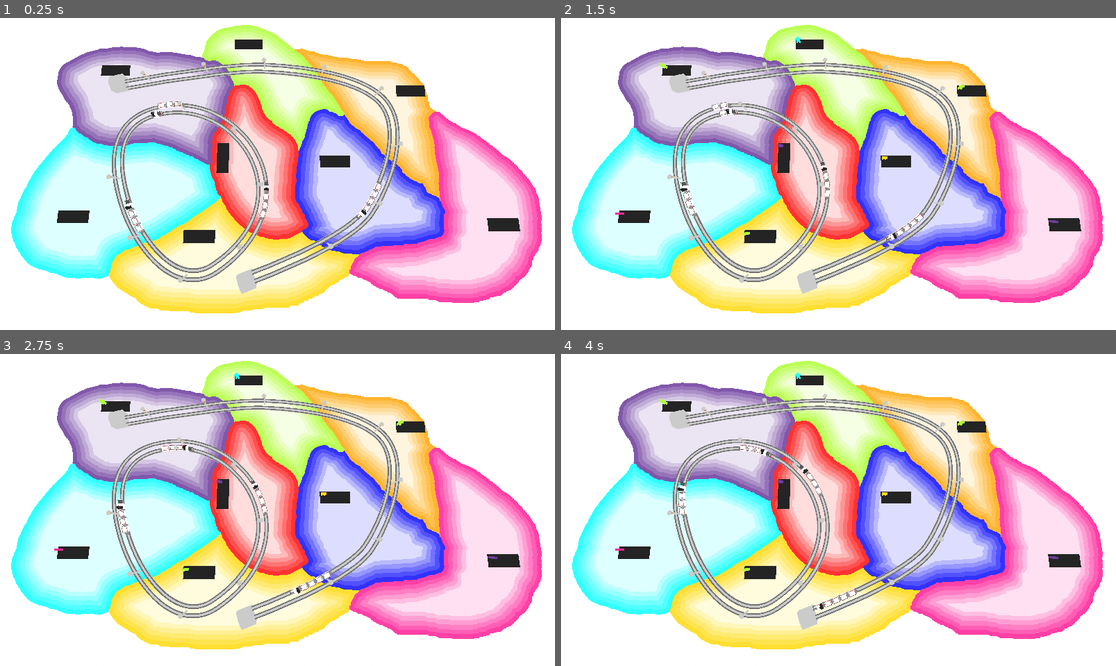
Above: before the commit, frames 1-4 (two rows, left to right).
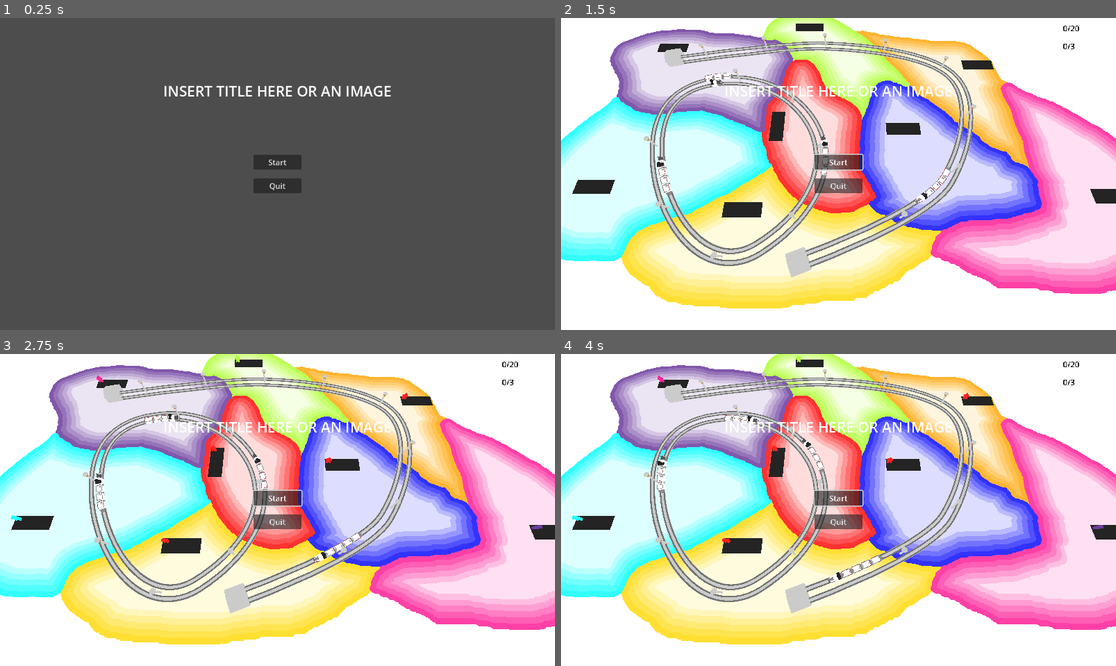
Above: after the commit, the same moments.

Repository: squirrelsoftcompany/LD54
Game: Godot game, scene res://_scenes/menu.tscn
Same seed, same stepped clock (60 frames per second), same inputs: the game is played once before the commit and once after it. Before the commit the project starts from res://_scenes/main.tscn.
Inputs (mouse positions are in pixels of both pictures, inside the frame that each line leads up to):
- Up to frame 1 (0.25 s): no input
- Up to frame 2 (1.5 s): click (838, 161) at 0.5 s, where only the run after the commit has a clickable "Start"; click (838, 161) at 1.25 s, where only the run after the commit has a clickable "Start"
- Up to frame 3 (2.75 s): click (277, 497) at 2 s, where only the run after the commit has a clickable "Start"
- Up to frame 4 (4 s): click (838, 497) at 2.75 s, where only the run after the commit has a clickable "Start"; move the mouse to (960, 494) at 3.52 s; click (960, 494) at 3.67 s

The runs differ from the first frame. In frame 1, 100% of the frame differs, in the area x 0-100%, y 0-100%; in frame 2, 68%; in frame 3, 68%; in frame 4, 68%.

Commit message:
Level management V1

Diff:
--- a/_scenes/main.tscn
+++ b/_scenes/main.tscn
@@ -1,10 +1,11 @@
-[gd_scene load_steps=11 format=3 uid="uid://u031l22bdaes"]
+[gd_scene load_steps=12 format=3 uid="uid://u031l22bdaes"]
 
 [ext_resource type="PackedScene" uid="uid://bo70n755f56k8" path="res://_scenes/nodes/train_followpath.tscn" id="1_4b0xy"]
 [ext_resource type="PackedScene" uid="uid://fmcwxwu4ql6q" path="res://_scenes/nodes/main_camera.tscn" id="1_71qib"]
 [ext_resource type="PackedScene" uid="uid://x60lnba3ki7c" path="res://_scenes/nodes/map_borders.tscn" id="3_10svt"]
 [ext_resource type="PackedScene" uid="uid://dxou0nnb8bbd0" path="res://_scenes/nodes/spawner.tscn" id="5_r03u6"]
 [ext_resource type="PackedScene" uid="uid://bjlt2nukdye2a" path="res://_scenes/railways/railway.tscn" id="6_4sskq"]
+[ext_resource type="PackedScene" uid="uid://d2kf23u1bayud" path="res://_scenes/ui/InGameUI.tscn" id="6_vkr6r"]
 
 [sub_resource type="ProceduralSkyMaterial" id="ProceduralSkyMaterial_odkk1"]
 sky_top_color = Color(1, 1, 1, 1)
@@ -47,36 +48,37 @@
 environment = SubResource("Environment_fspfq")
 
 [node name="MainCamera" parent="." instance=ExtResource("1_71qib")]
-transform = Transform3D(1, 0, 0, 0, 0.125011, 0.992155, 0, -0.992155, 0.125011, 0, 257.96, 52.503)
-direction = Vector3(0, 1, 0.126)
-hotspot = Vector3(0, 0, 20)
+transform = Transform3D(1, 0, 0, 0, 0.371389, 0.928477, 0, -0.928477, 0.371389, 0, 185.695, 124.278)
+fov = 65.0
+direction = Vector3(0, 1, 0.4)
+hotspot = Vector3(0, 0, 50)
 distance = 200.0
 
 [node name="Map_borders" parent="." instance=ExtResource("3_10svt")]
 transform = Transform3D(570, 0, 0, 0, 1, 0, 0, 0, 300, 0, 0, 0)
 
 [node name="railway" parent="." instance=ExtResource("6_4sskq")]
-curve = SubResource("Curve3D_a6mkv")
+curve = SubResource("Curve3D_ycemk")
 
 [node name="Train" parent="railway" instance=ExtResource("1_4b0xy")]
-transform = Transform3D(0.431168, 0, -0.902272, 0, 1, 0, 0.902272, 0, 0.431168, -185.123, 0, -69.6389)
+transform = Transform3D(0.27622, 0, -0.961095, 0, 1, 0, 0.961095, 0, 0.27622, -124.228, 0, -44.128)
 ping_pong = true
 
 [node name="Train2" parent="railway" instance=ExtResource("1_4b0xy")]
-transform = Transform3D(-0.999995, 0, 0.00313845, 0, 1, 0, -0.00313845, 0, -0.999995, -14.6211, 0, 37.5977)
+transform = Transform3D(-0.999994, 0, 0.00313821, 0, 1, 0, -0.00313821, 0, -0.999994, -14.621, 0, 37.5975)
 progress = 156.647
 ping_pong = true
 backward = true
 
 [node name="Train3" parent="railway" instance=ExtResource("1_4b0xy")]
-transform = Transform3D(0.900436, 0, 0.434988, 0, 1, 0, -0.434988, 0, 0.900436, -143.548, 0, 56.1761)
+transform = Transform3D(0.900439, 0, 0.434981, 0, 1, 0, -0.434981, 0, 0.900439, -143.548, 0, 56.1751)
 progress = 356.017
 
 [node name="railway2" parent="." instance=ExtResource("6_4sskq")]
-curve = SubResource("Curve3D_4yp3a")
+curve = SubResource("Curve3D_jj6c0")
 
 [node name="Train4" parent="railway2" instance=ExtResource("1_4b0xy")]
-transform = Transform3D(-0.809631, 0, 0.586939, 0, 1, 0, -0.586939, 0, -0.809631, 87.9326, 0, 55.5008)
+transform = Transform3D(-0.809634, 0, 0.586935, 0, 1, 0, -0.586935, 0, -0.809634, 87.933, 0, 55.5003)
 progress = 398.778
 is_tgv = true
 wagon_count = 4
@@ -107,3 +109,5 @@
 
 [node name="Spawner8" parent="." instance=ExtResource("5_r03u6")]
 transform = Transform3D(1, 0, 0, 0, 1, 0, 0, 0, 1, 45.0249, 6.10352e-05, 4.41247)
+
+[node name="InGameUI" parent="." instance=ExtResource("6_vkr6r")]
--- /dev/null
+++ b/_scenes/menu.tscn
@@ -0,0 +1,7 @@
+[gd_scene load_steps=2 format=3 uid="uid://bgngnerqkwx3i"]
+
+[ext_resource type="PackedScene" uid="uid://dftrdep2hkpte" path="res://_scenes/ui/MainMenuUI.tscn" id="1_ef140"]
+
+[node name="menu" type="Node3D"]
+
+[node name="MainMenu" parent="." instance=ExtResource("1_ef140")]
--- a/_scenes/nodes/main_camera.tscn
+++ b/_scenes/nodes/main_camera.tscn
@@ -97,6 +97,7 @@
 script = ExtResource("1_qkx12")
 
 [node name="MeshInstance3D" type="MeshInstance3D" parent="SubViewportContainer/SubViewport"]
+transform = Transform3D(570, 0, 0, 0, 1, 0, 0, 0, 300, 0, 0, 0)
 layers = 32
 material_override = SubResource("StandardMaterial3D_mr05t")
 mesh = SubResource("QuadMesh_weh1u")
@@ -123,6 +124,7 @@
 bus = &"Music"
 
 [node name="AudioMix" type="AnimationPlayer" parent="."]
+process_mode = 3
 autoplay = "MusicMix"
 libraries = {
 "": SubResource("AnimationLibrary_ca5gi")
--- a/project.godot
+++ b/project.godot
@@ -15,13 +15,18 @@
 [application]
 
 config/name="LD54"
-run/main_scene="res://_scenes/main.tscn"
+run/main_scene="res://_scenes/menu.tscn"
 config/features=PackedStringArray("4.1", "GL Compatibility")
 config/icon="res://icon.svg"
 
 [autoload]
 
+_Global="*res://scripts/Global.gd"
 _Dragger="*res://scripts/Dragger.gd"
+
+[editor]
+
+export/convert_text_resources_to_binary=false
 
 [layer_names]
 
@@ -73,3 +78,5 @@
 level/meeple_gone_max=3
 level/meeple_arrived_max=20
 meeple/vanish_time=90.0
+level/list=["res://_scenes/main.tscn"]
+level/current=0
--- /dev/null
+++ b/scripts/Global.gd
@@ -0,0 +1,79 @@
+extends Node
+
+signal update_ui
+
+var _current_scene = null
+var _current_scene_res = null
+var _main_menu := preload("res://_scenes/menu.tscn")
+
+# Called when the node enters the scene tree for the first time.
+func _ready() -> void:
+	_current_scene = get_tree().get_root().get_child(2)
+	_current_scene_res = _main_menu
+	pass # Replace with function body.
+
+
+# Called every frame. 'delta' is the elapsed time since the previous frame.
+func _process(delta: float) -> void:
+	pass
+
+func call_update_ui() -> void:
+	emit_signal("update_ui")
+
+
+func pause() -> void:
+	Engine.set_time_scale(0)
+	pass
+
+
+func resume() -> void:
+	Engine.set_time_scale(1)
+	pass
+
+
+func game_over() -> void:
+	#Gameover behaviour
+	pass
+
+
+func show_menu() -> void:
+	_goto_scene(_main_menu)
+	pass
+
+func goto_next_level():
+	goto_level(ProjectSettings.get_setting("specific/level/current") + 1)
+
+func goto_level(index):
+	var levels : Array = ProjectSettings.get_setting("specific/level/list")
+	if index < 0 or index >= levels.size():
+		return
+	ProjectSettings.set_setting("specific/level/current", index)
+	_goto_scene(load(levels[index]))
+
+
+func _goto_scene(scene: Resource) -> void:
+	# Defer the load to a later time, when
+	# we can be sure that no code from the current scene is running
+	call_deferred("_deferred_goto_scene", scene)
+
+
+func _deferred_goto_scene(scene: Resource) -> void:
+	# Remove the current scene
+	if _current_scene:
+		_current_scene.free()
+
+	# Instance the new scene.
+	_current_scene = scene.instantiate()
+
+	# Add it to the active scene, as child of root.
+	get_tree().get_root().add_child(_current_scene)
+
+	# Optionally, to make it compatible with the SceneTree.change_scene() API.
+	get_tree().set_current_scene(_current_scene)
+
+	# Reinit global data
+	reinit()
+
+func reinit():
+	pass
+	#ProjectSettings.set_setting("Specific/Level/InProgress", false)
--- a/scripts/InGameUI.gd
+++ b/scripts/InGameUI.gd
@@ -12,6 +12,7 @@
 # Called when the node enters the scene tree for the first time.
 func _ready() -> void:
 	_Global.connect("update_ui",_on_update_ui)
+	_Global.call_update_ui()
 	#_Global.connect("update_ui",Callable(self, "_on_update_ui"))
 	pass
 
@@ -25,5 +26,5 @@
 	currentArrivedMeepleMax = ProjectSettings.get_setting("specific/level/meeple_arrived_max")
 	currentGoneMeeple = ProjectSettings.get_setting("specific/level/meeple_gone")
 	currentGoneMeepleMax = ProjectSettings.get_setting("specific/level/meeple_gone_max")
-	arrivedMeepleScore.text = str(currentArrivedMeeple + "/" + currentArrivedMeepleMax)
-	goneMeepleScore.text = str(currentGoneMeeple + "/" + currentGoneMeepleMax)
+	arrivedMeepleScore.text = str(currentArrivedMeeple) + "/" + str(currentArrivedMeepleMax)
+	goneMeepleScore.text = str(currentGoneMeeple) + "/" + str(currentGoneMeepleMax)
--- a/scripts/MainMenuUI.gd
+++ b/scripts/MainMenuUI.gd
@@ -18,7 +18,8 @@
 
 func _on_start_button_pressed() -> void:
 	bipSound.play()
-	# Change scene
+	_Global.goto_level(0)
+
 
 
 func _on_quit_button_pressed() -> void:
--- a/scripts/meeple.gd
+++ b/scripts/meeple.gd
@@ -44,7 +44,10 @@
 	update_speech(state)
 	if wait > vanish_time:
 		self.visible = false
-		# TO DO : loss condition
+		var currentGoneMeeple = ProjectSettings.get_setting("specific/level/meeple_gone")
+		ProjectSettings.set_setting("specific/level/meeple_gone", currentGoneMeeple+1)
+		if (currentGoneMeeple+1 == ProjectSettings.get_setting("specific/level/meeple_gone_max")):
+			_Global.game_over()
 
 func getCountry() -> Color:
 	return country
Not shown: 2 places in _scenes/main.tscn that only renumber resources
Not shown, added: export_presets.cfg
